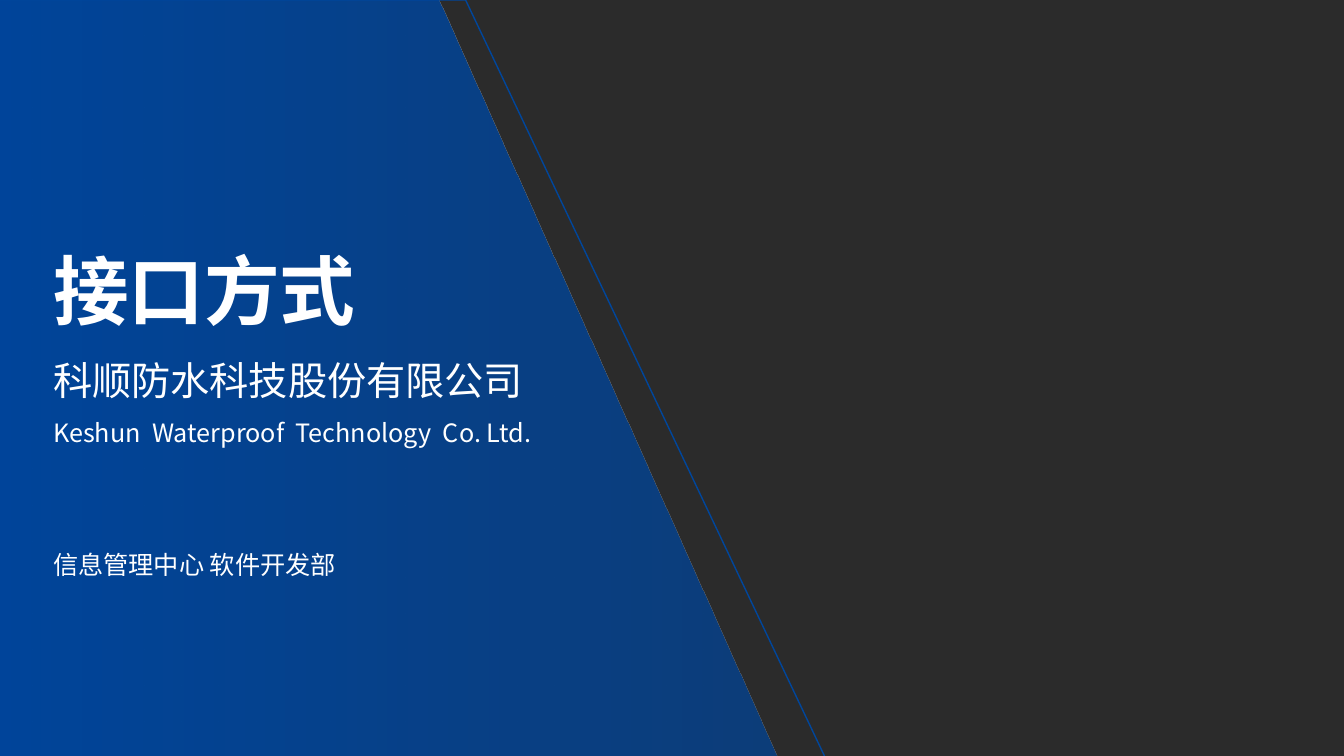
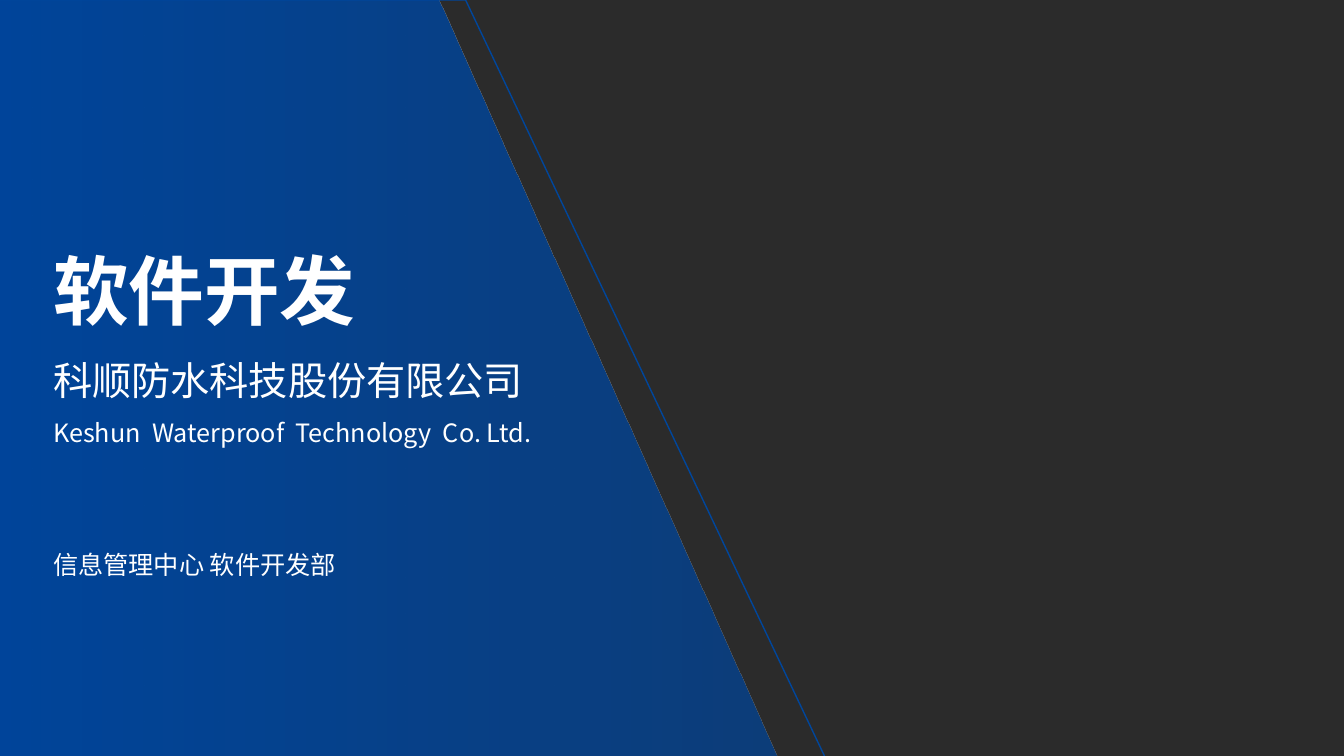
Before and after one commit to Jack-liangqihua/ABAP_CODER, a slide deck: slide 1 of 项目管理/02 蓝图阶段/接口方式说明.pptx. Drawn at 1344x756 pixels with LibreOffice and Linux fonts; fonts in the diff are those of the drawing; background and template pictures are left out; a plain dark background stands for a picture behind light text. Boxes give left, top, right and bottom in pixels: in the first picture for what was removed or moved away, otherwise in the second. Text is boxed around its words. In the diff, an @@ line names an element or a change of style, - is before the commit and + after.

```diff
--- a/项目管理/02 蓝图阶段/接口方式说明.pptx
+++ b/项目管理/02 蓝图阶段/接口方式说明.pptx
@@ text at (53,254,355,326): text changed @@
-接口方式
+软件开发
```
Also in this commit, not shown: 2 other files.
